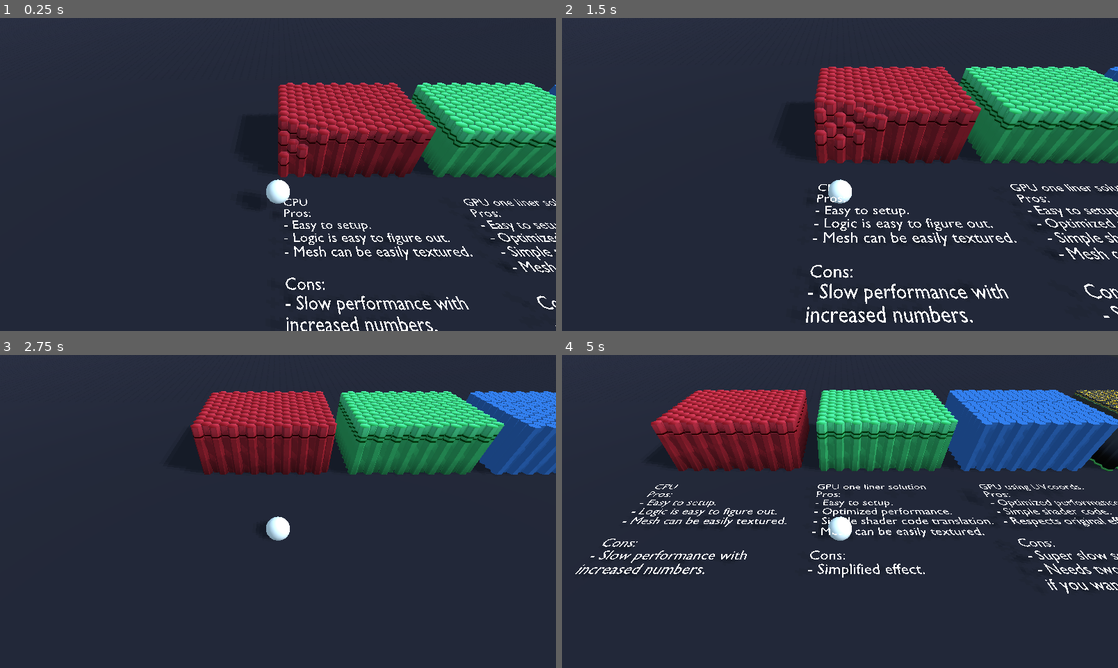
Above: before the commit, frames 1-4 (two rows, left to right).
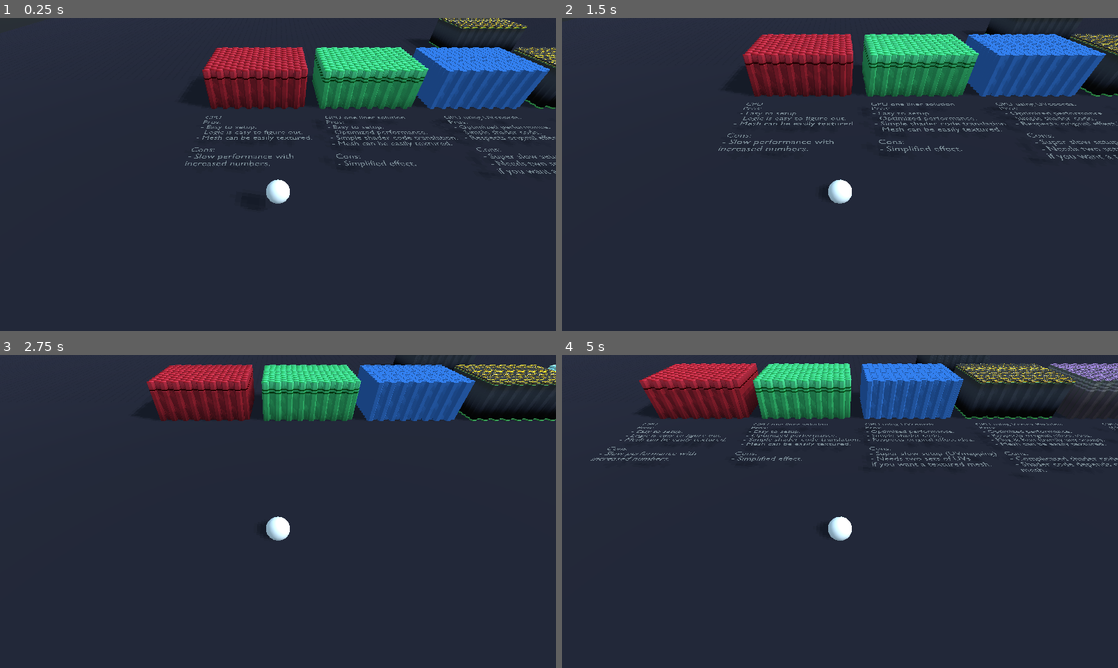
Above: after the commit, the same moments.

Repository: AlbertoLuviano/SHADER-Interactive-Displacement
Game: Godot game, scene res://Displacement/Interactive displacement.tscn
Two runs of this game, one before a commit and one after it. Both use one fixed random seed, a clock stepped at 60 frames per second and the inputs below.
Inputs:
- Up to frame 1 (0.25 s): no input
- Up to frame 2 (1.5 s): hold Right (Right) 0.53-1.28 s; tap X (InfoTrigger) at 0.6, 1.35 s; hold Down (Back) from 1.28 s (still down)
- Up to frame 3 (2.75 s): release Down (Back) at 2.03 s; hold Right (Right) from 2.03 s (still down); tap X (InfoTrigger) at 2.1 s
- Up to frame 4 (5 s): release Right (Right) at 2.78 s; hold Up (Forward) 2.78-3.53 s; tap X (InfoTrigger) at 2.85, 3.6, 4.35 s; hold Left (Left) from 3.53 s (still down)

The runs differ from the first frame. In frame 1, 25% of the frame differs, in the area x 33-100%, y 0-100%; in frame 2, 26%; in frame 3, 22%; in frame 4, 28%, in the area x 2-100%, y 0-77%.

Commit message:
Added. Performance changes to shader. Branchless version & Jak's alternate version.

Diff:
--- a/GODOT - HexDisplacement/Displacement/BallMove.gd
+++ b/GODOT - HexDisplacement/Displacement/BallMove.gd
@@ -4,11 +4,15 @@
 export var simpleShaderP : NodePath
 export var UVShaderP : NodePath
 export var PosShaderP : NodePath
+export var JakVariantP : NodePath
+export var PosV2ShaderP : NodePath
 export var infoPath : NodePath
 
 var simpleShaderNode
 var uVShaderNode
 var posShaderNode
+var jakVariantNode
+var posV2ShaderNode
 var hexUnits
 var infoNode
 
@@ -17,6 +21,8 @@
 	simpleShaderNode = get_node(simpleShaderP)
 	uVShaderNode = get_node(UVShaderP)
 	posShaderNode = get_node(PosShaderP)
+	jakVariantNode = get_node(JakVariantP)
+	posV2ShaderNode = get_node(PosV2ShaderP)
 	infoNode	 = get_node(infoPath)
 
 func _integrate_forces(_state):
@@ -35,6 +41,10 @@
 		newCenter - Vector2(simpleShaderNode.translation.x, simpleShaderNode.translation.z))
 	posShaderNode.get_surface_material(0).set_shader_param("uPosCenter", \
 		Vector2(newCenter.x, -newCenter.y) - Vector2(posShaderNode.translation.x, posShaderNode.translation.z))
+	posV2ShaderNode.get_surface_material(0).set_shader_param("uPosCenter", \
+		Vector2(newCenter.x, -newCenter.y) - Vector2(posV2ShaderNode.translation.x, posV2ShaderNode.translation.z))
+	jakVariantNode.get_surface_material(0).set_shader_param("uPosCenter", \
+		Vector2(newCenter.x, -newCenter.y) - Vector2(jakVariantNode.translation.x, -jakVariantNode.translation.z))
 
 	var UVCoords : Vector2 = Vector2(0,0)
 	UVCoords.x = (newCenter.x - uVShaderNode.translation.x) / 6.95
--- a/GODOT - HexDisplacement/Displacement/Interactive displacement.tscn
+++ b/GODOT - HexDisplacement/Displacement/Interactive displacement.tscn
@@ -1,5 +1,7 @@
-[gd_scene load_steps=19 format=2]
-
+[gd_scene load_steps=20 format=2]
+
+[ext_resource path="res://Displacement/VDisplacementOptimizedMat.tres" type="Material" id=1]
+[ext_resource path="res://Displacement/JakDisplacementMat.tres" type="Material" id=2]
 [ext_resource path="res://Displacement/HexArray56-50.obj" type="ArrayMesh" id=6]
 [ext_resource path="res://Displacement/VDisplacementUVsM.tres" type="Material" id=7]
 [ext_resource path="res://Displacement/VDisplacementPosM.tres" type="Material" id=8]
@@ -10,7 +12,6 @@
 [ext_resource path="res://Displacement/EasyFollow.gd" type="Script" id=13]
 [ext_resource path="res://Displacement/BallMove.gd" type="Script" id=14]
 [ext_resource path="res://Displacement/HexUnitBaseColor.png" type="Texture" id=15]
-[ext_resource path="res://Displacement/TextMat.tres" type="Material" id=16]
 [ext_resource path="res://Displacement/InfoMeshes.obj" type="ArrayMesh" id=17]
 
 [sub_resource type="BoxShape" id=1]
@@ -58,11 +59,13 @@
 material/0 = SubResource( 3 )
 
 [node name="Ball" type="RigidBody" parent="."]
-transform = Transform( 1, 0, 0, 0, 1, 0, 0, 0, 1, 0, 1.46284, 1.94167 )
+transform = Transform( 1, 0, 0, 0, 1, 0, 0, 0, 1, -11, 1.46284, 8.94167 )
 script = ExtResource( 14 )
 simpleShaderP = NodePath("../HexArray56-50SimplePos")
 UVShaderP = NodePath("../HexArray56-50UVs")
 PosShaderP = NodePath("../HexArray56-50Pos")
+JakVariantP = NodePath("../HexArray56-50Jak")
+PosV2ShaderP = NodePath("../HexArray56-50Optimized")
 infoPath = NodePath("../InfoMeshes")
 
 [node name="CollisionShape" type="CollisionShape" parent="Ball"]
@@ -73,6 +76,7 @@
 material/0 = null
 
 [node name="HexContainer" type="Spatial" parent="."]
+transform = Transform( 1, 0, 0, 0, 1, 0, 0, 0, 1, -16, 0, 0 )
 
 [node name="HexUnit000" type="MeshInstance" parent="HexContainer" groups=[
 "hexUnits",
@@ -1515,24 +1519,35 @@
 offsetFactor = 5.0
 
 [node name="HexArray56-50SimplePos" type="MeshInstance" parent="."]
+transform = Transform( 1, 0, 0, 0, 1, 0, 0, 0, 1, -8, 0, 0 )
+mesh = ExtResource( 11 )
+material/0 = ExtResource( 12 )
+
+[node name="HexArray56-50UVs" type="MeshInstance" parent="."]
+mesh = ExtResource( 6 )
+material/0 = ExtResource( 7 )
+
+[node name="HexArray56-50Pos" type="MeshInstance" parent="."]
 transform = Transform( 1, 0, 0, 0, 1, 0, 0, 0, 1, 8, 0, 0 )
 mesh = ExtResource( 11 )
-material/0 = ExtResource( 12 )
-
-[node name="HexArray56-50UVs" type="MeshInstance" parent="."]
+material/0 = ExtResource( 8 )
+
+[node name="HexArray56-50Jak" type="MeshInstance" parent="."]
+transform = Transform( 1, 0, 0, 0, 1, 0, 0, 0, 1, 8, 0, -12 )
+mesh = ExtResource( 11 )
+material/0 = ExtResource( 2 )
+
+[node name="HexArray56-50Optimized" type="MeshInstance" parent="."]
 transform = Transform( 1, 0, 0, 0, 1, 0, 0, 0, 1, 16, 0, 0 )
-mesh = ExtResource( 6 )
-material/0 = ExtResource( 7 )
-
-[node name="HexArray56-50Pos" type="MeshInstance" parent="."]
-transform = Transform( 1, 0, 0, 0, 1, 0, 0, 0, 1, 24, 0, 0 )
 mesh = ExtResource( 11 )
-material/0 = ExtResource( 8 )
+material/0 = ExtResource( 1 )
 
 [node name="InfoMeshes" type="MeshInstance" parent="."]
-transform = Transform( 1.12, 0, 0, 0, 1.12, 0, 0, 0, 1.12, 15.9, 0.5, 1 )
+transform = Transform( 1.12, 0, 0, 0, 1.12, 0, 0, 0, 1.12, -0.1, 0.5, 1 )
 mesh = ExtResource( 17 )
-material/0 = ExtResource( 16 )
-material/1 = ExtResource( 16 )
-material/2 = ExtResource( 16 )
-material/3 = ExtResource( 16 )
+material/0 = null
+material/1 = null
+material/2 = null
+material/3 = null
+material/4 = null
+material/5 = null
--- /dev/null
+++ b/GODOT - HexDisplacement/Displacement/JakDisplacement.shader
@@ -0,0 +1,41 @@
+shader_type spatial;
+
+uniform vec2 uFirstCenter;
+uniform vec2 uCentersOffset;
+
+uniform vec2 uPosCenter;
+uniform float uRadius;
+uniform float uOffsetFactor;
+
+uniform sampler2D hexTexture;
+
+void vertex(){
+	float closestColumn = round(( VERTEX.x - uFirstCenter.x) / uCentersOffset.x);
+	float closestRow = round((-VERTEX.z - uFirstCenter.y) / uCentersOffset.y);
+
+	vec2 closestGridCenter = vec2(
+		uFirstCenter.x + (closestColumn * uCentersOffset.x),
+		uFirstCenter.y + (closestRow    * uCentersOffset.y)
+	);
+
+	if (-VERTEX.z > closestGridCenter.y) {
+		closestRow    += 1.0;
+	} else if (-VERTEX.z < closestGridCenter.y) {
+		closestRow    -= 1.0;
+	} else if ( VERTEX.x < closestGridCenter.x) {
+		closestColumn -= 1.0;
+	} else if ( VERTEX.x > closestGridCenter.x) {
+		closestColumn += 1.0;
+	}
+
+	vec2 centerToUseVec2 = vec2(
+		uFirstCenter.x + (closestColumn * uCentersOffset.x),
+		uFirstCenter.y + (closestRow    * uCentersOffset.y)
+	);
+
+	VERTEX.y += clamp((clamp(distance(centerToUseVec2, uPosCenter), 0.0, uRadius) / uRadius) * uOffsetFactor, uOffsetFactor * 0.5, uOffsetFactor) - uOffsetFactor;
+}
+
+void fragment(){
+	ALBEDO = texture(hexTexture, UV).xyz;
+}
--- /dev/null
+++ b/GODOT - HexDisplacement/Displacement/JakDisplacementMat.tres
@@ -0,0 +1,13 @@
+[gd_resource type="ShaderMaterial" load_steps=3 format=2]
+
+[ext_resource path="res://Displacement/JakDisplacement.shader" type="Shader" id=1]
+[ext_resource path="res://Displacement/HexPosBaseColor.png" type="Texture" id=2]
+
+[resource]
+shader = ExtResource( 1 )
+shader_param/uFirstCenter = Vector2( 0.28, 0.25 )
+shader_param/uCentersOffset = Vector2( 0.43, 0.25 )
+shader_param/uPosCenter = Vector2( 0, 0 )
+shader_param/uRadius = 3.0
+shader_param/uOffsetFactor = 5.0
+shader_param/hexTexture = ExtResource( 2 )
--- /dev/null
+++ b/GODOT - HexDisplacement/Displacement/VDisplacementOptimized.shader
@@ -0,0 +1,55 @@
+shader_type spatial;
+
+uniform sampler2D hexTexture;
+uniform vec2 hexSize = vec2(0.56, 0.5);
+
+uniform vec2 uPosCenter;
+uniform float uRadius = 3.0;
+uniform float uOffsetFactor = 5.0;
+
+void vertex(){
+	vec2 normalizedPos = vec2(0.0, 0.0);
+	vec2 extendedNormalizedPos = vec2(0.0, 0.0);
+	vec2 extendedRoundedPos = vec2(0.0, 0.0);
+	vec2 distanceRoundToNormalized = vec2(0.0, 0.0);
+
+	//Find an offset value (X)
+	normalizedPos.x = VERTEX.x / hexSize.x;
+	extendedNormalizedPos.x = normalizedPos.x / 0.25;
+	extendedRoundedPos.x = round(normalizedPos.x / 0.25);
+	distanceRoundToNormalized.x = extendedRoundedPos.x - extendedNormalizedPos.x;
+
+	//Round values to square shape and add offset (X)
+	vec2 roundedPosition = vec2(0.0, 0.0);
+	roundedPosition.x = round(normalizedPos.x / 0.75);
+	roundedPosition.x -= distanceRoundToNormalized.x;
+
+	//Find center of the hexagon (X)
+	vec2 hexCenter = vec2(0.0, 0.0);
+	hexCenter.x = floor(roundedPosition.x) + 0.5;
+
+	//Find even columns to offset y position -0.5
+	vec2 nXY = vec2(0.0, 0.0);
+	nXY.x = mod(hexCenter.x - 0.5, 2.0);
+
+	//Normalize Y pos and find center
+	normalizedPos.y = -VERTEX.z / hexSize.y;
+	normalizedPos.y -= 0.5 * nXY.x;
+	hexCenter.y = floor(normalizedPos.y) + 0.5;
+
+	//Correct X position
+	hexCenter.x -= (hexCenter.x - 0.5) * 0.25;
+
+	//return to original scale
+	hexCenter.x *= hexSize.x;
+	hexCenter.y *= hexSize.y;
+
+	VERTEX.y += clamp((clamp(distance(hexCenter, uPosCenter), 0.0, uRadius) / uRadius) * uOffsetFactor, uOffsetFactor * 0.5, uOffsetFactor) - uOffsetFactor;
+}
+
+void fragment(){
+	vec3 originalRGB = texture(hexTexture, UV).rgb;
+	float greyscale = min(max(originalRGB.r, originalRGB.g), originalRGB.b);
+	originalRGB = vec3(greyscale);
+	ALBEDO = vec3(((sin(TIME + UV.x) * 0.5) + 1.0) * originalRGB.r, ((sin(TIME - UV.y) * 0.5) + 1.0) * originalRGB.g, ((sin(TIME - 2.0*UV.x) * 0.5) + 1.0) * originalRGB.b);
+}
--- /dev/null
+++ b/GODOT - HexDisplacement/Displacement/VDisplacementOptimizedMat.tres
@@ -0,0 +1,12 @@
+[gd_resource type="ShaderMaterial" load_steps=3 format=2]
+
+[ext_resource path="res://Displacement/HexPosV2BaseColor.png" type="Texture" id=1]
+[ext_resource path="res://Displacement/VDisplacementOptimized.shader" type="Shader" id=2]
+
+[resource]
+shader = ExtResource( 2 )
+shader_param/hexSize = Vector2( 0.573, 0.5 )
+shader_param/uPosCenter = Vector2( 0, 0 )
+shader_param/uRadius = 3.0
+shader_param/uOffsetFactor = 5.0
+shader_param/hexTexture = ExtResource( 1 )
Binary file added: GODOT - HexDisplacement/Displacement/HexPosV2BaseColor.png
Not shown, added: GODOT - HexDisplacement/Displacement/HexPosV2BaseColor.png.import
Not shown, changed: GODOT - HexDisplacement/Displacement/InfoMeshes.obj
